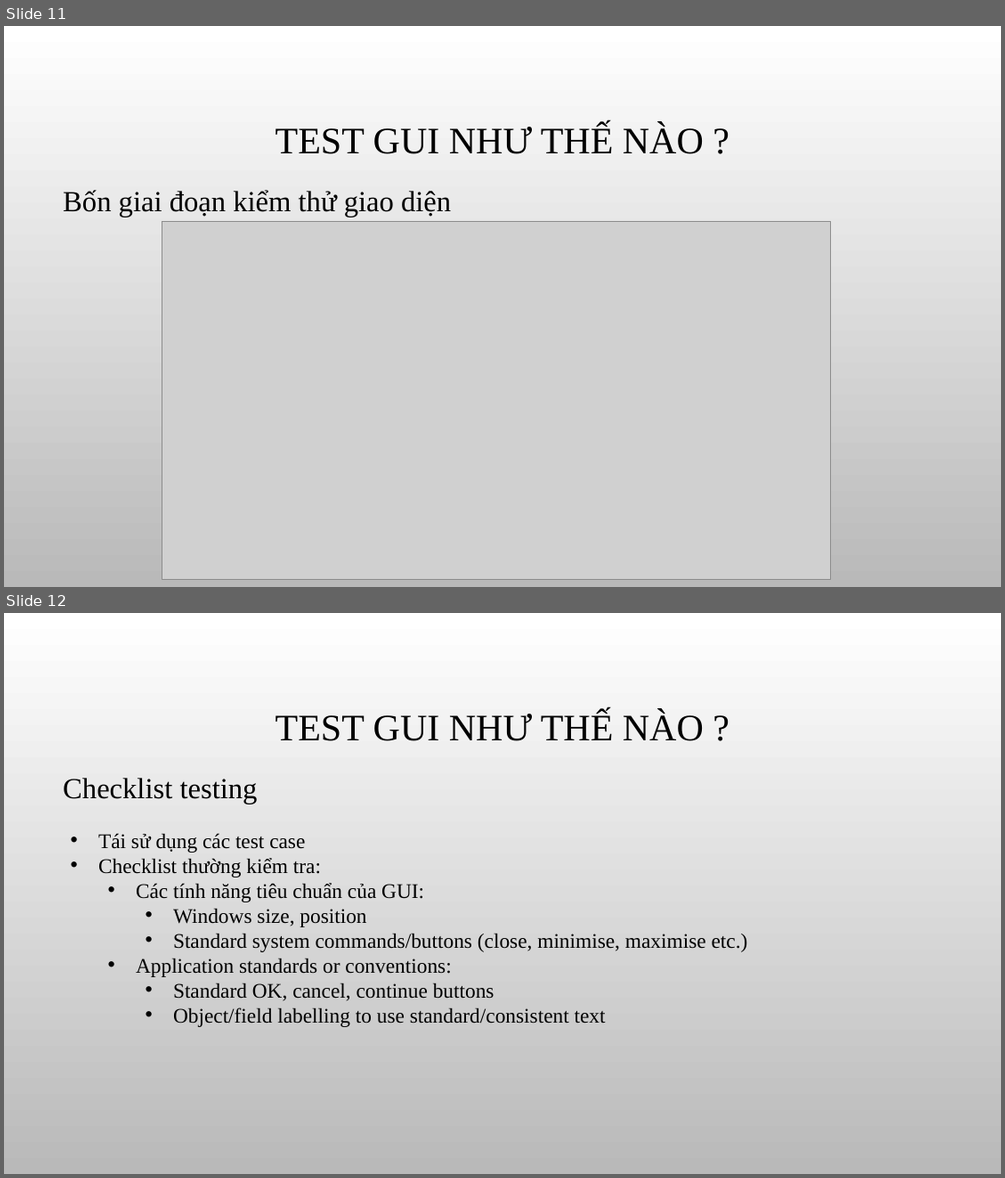
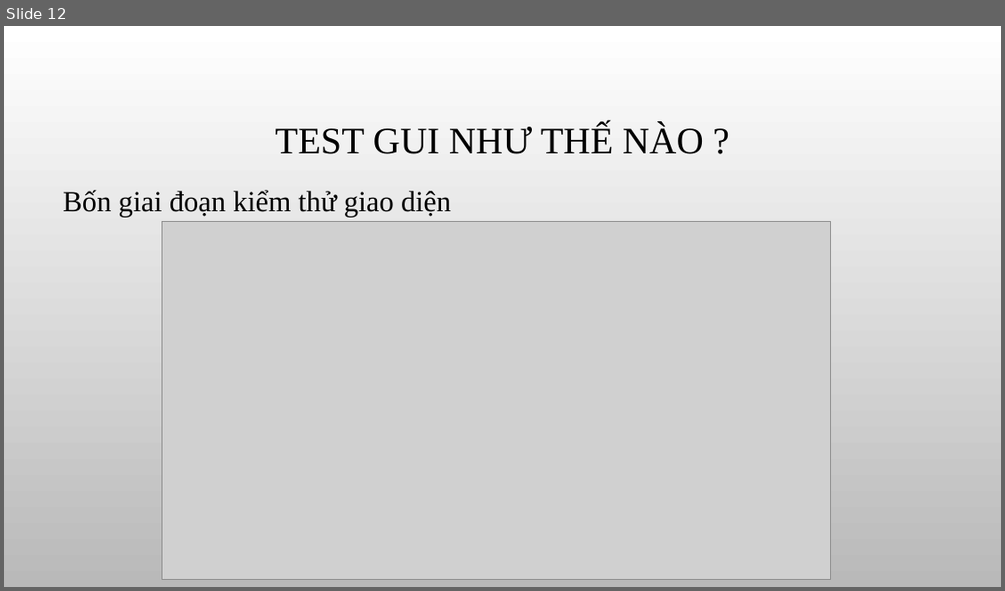
Before and after one commit to khoahoang/GUI-Usability-testing-research, a slide deck: slide/GUI & Usability testing group 20.pptx. Shown one above the other, each under a label of ours: slides 11 and 12 before the commit, slide 12 after it. The pictures are 1005x1178 and 1005x591 pixels, drawn with LibreOffice and Linux fonts; fonts in the diff are those of the drawing; grey boxes stand for pictures; background and template pictures are left out. Boxes give left, top, right and bottom in pixels: in the first picture for what was removed or moved away, otherwise in the second. Text is boxed around its words. In the diff, an @@ line names an element or a change of style, - is before the commit and + after.

```diff
--- a/slide/GUI & Usability testing group 20.pptx
+++ b/slide/GUI & Usability testing group 20.pptx
@@ slide 12 removed at bbox=[4, 613, 1001, 1174], background picture (left out) @@
@@ title removed at bbox=[275, 711, 704, 741] @@
-TEST GUI NHƯ THẾ NÀO ?
@@ text removed at bbox=[63, 778, 258, 803] @@
-Checklist testing
@@ text removed at bbox=[98, 833, 748, 1027] @@
-• Tái sử dụng các test case
-• Checklist thường kiểm tra:
-  • Các tính năng tiêu chuẩn của GUI:
-    • Windows size, position
-    • Standard system commands/buttons (close, minimise, maximise etc.)
-  • Application standards or conventions:
-    • Standard OK, cancel, continue buttons
-    • Object/field labelling to use standard/consistent text
@@ what was slide 11 is now slide 12 @@
```
Also in this commit, not shown: 4 slides changed, 4 slides added, 6 other slides removed, 1 other file.
